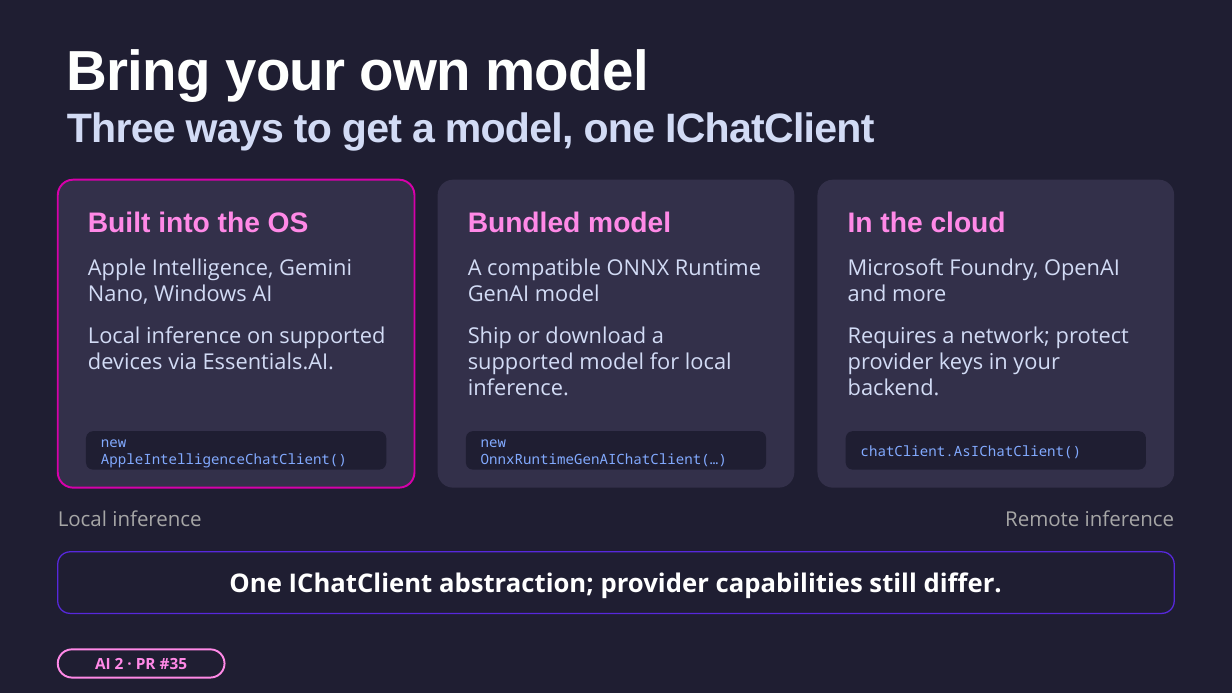
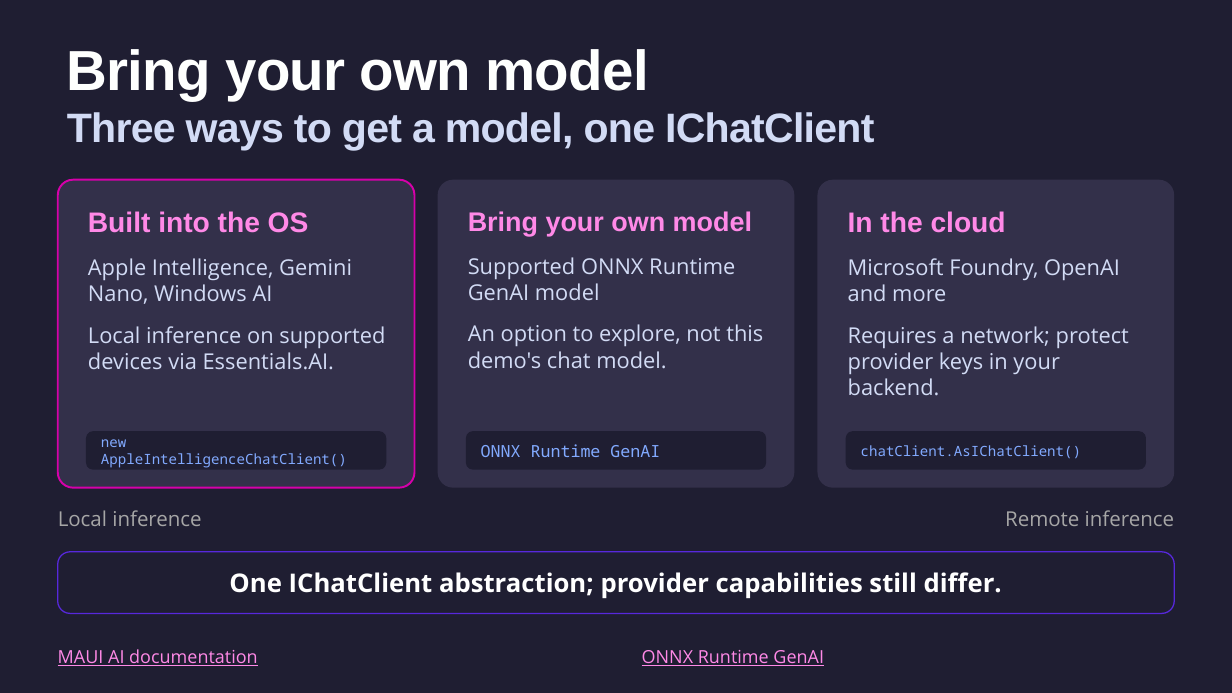
Before and after one commit to mattleibow/dotnetconf2026, a slide deck: slide 17 of slides.pptx (slide 16 before the commit). Drawn at 1232x693 pixels with LibreOffice and Linux fonts; fonts in the diff are those of the drawing. Boxes give left, top, right and bottom in pixels: in the first picture for what was removed or moved away, otherwise in the second. Text is boxed around its words. In the diff, an @@ line names an element or a change of style, - is before the commit and + after.

```diff
--- a/slides.pptx
+++ b/slides.pptx
@@ text in rounded rectangle at (468, 211, 763, 369): text changed @@
-Bundled model
-A compatible ONNX Runtime GenAI model
-Ship or download a supported model for local inference.
+Bring your own model
+Supported ONNX Runtime GenAI model
+An option to explore, not this demo's chat model.
@@ text in rounded rectangle at (481, 444, 660, 457): text changed; size 11 to 13 pt @@
-new OnnxRuntimeGenAIChatClient(…)
+ONNX Runtime GenAI
@@ rounded rectangle removed at (57, 650, 225, 678) @@
-AI 2 · PR #35
@@ text added at (58, 649, 257, 666), 14 pt, text #FF89E7, underline @@
+MAUI AI documentation
@@ text added at (642, 650, 824, 666), 14 pt, text #FF89E7, underline @@
+ONNX Runtime GenAI
```
Also in this commit, not shown: 13 other slides changed, 2 slides added.
